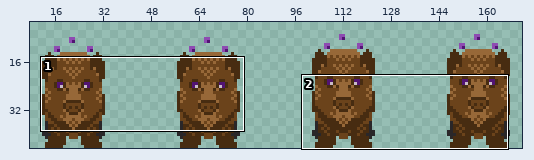
A sprite sheet gets an edit: Out Of Project Assets/Art/PNGs/Animations/boar/boar_frontIdle_controlled.png. The first picture is a wide view before the edit; the outline marks the close-up.
Close-up. Before the edit:
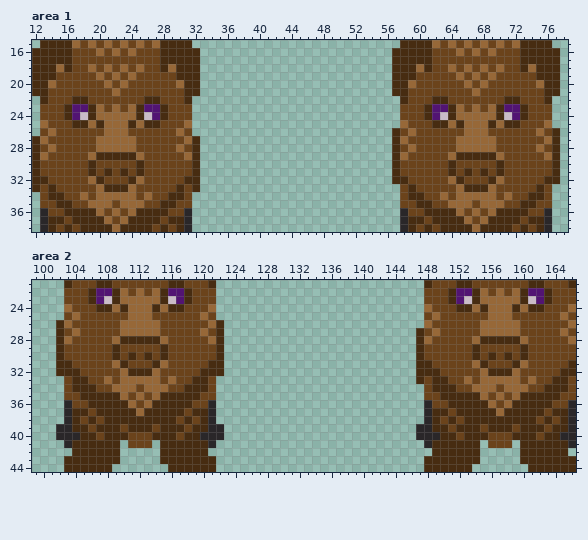
The file is 180x45 pixels. Shown: area 1: x 12..78, y 15..38; area 2: x 99..166, y 21..44. The wide view leaves out empty margins.
After:
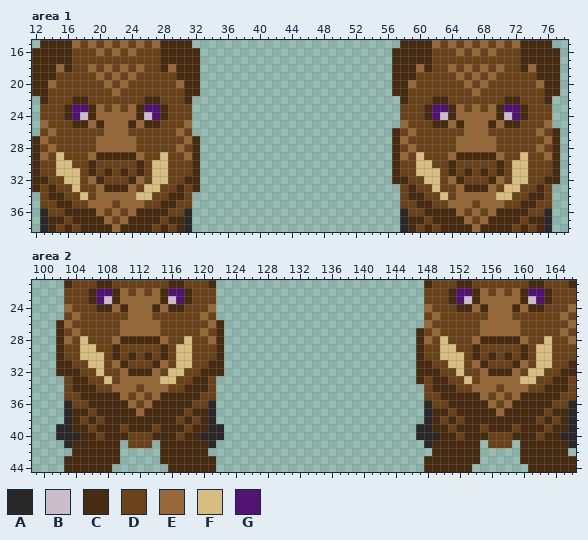
Palette (. is transparent): A #2a2729  B #cabcc8  C #472c11  D #6b431b  E #976838  F #d8bd81  G #521473
Difference:
Area 1:
y 29: x 15 D -> F; x 28 D -> F; x 60 D -> F; x 73 D -> F
y 30: x 15..16 DD -> FF; x 27..28 DD -> FF; x 60..61 DD -> FF; x 72..73 DD -> FF
y 31: x 15..17 DDD -> FFF; x 27..28 DD -> FF; x 60..62 DDD -> FFF; x 72..73 DD -> FF
y 32: x 16..17 DD -> FF; x 27..28 DD -> FF; x 61..62 DD -> FF; x 72..73 DD -> FF
y 33: x 17 D -> F; x 26..27 DD -> FF; x 62 D -> F; x 71..72 DD -> FF
y 34: x 18 E -> F; x 25..26 DE -> FF; x 63 E -> F; x 70..71 DE -> FF
Area 2:
y 28: x 105 D -> F; x 118 D -> F; x 150 D -> F; x 163 D -> F
y 29: x 105..106 DD -> FF; x 117..118 DD -> FF; x 150..151 DD -> FF; x 162..163 DD -> FF
y 30: x 105..107 DDD -> FFF; x 117..118 DD -> FF; x 150..152 DDD -> FFF; x 162..163 DD -> FF
y 31: x 106..107 DD -> FF; x 117..118 DD -> FF; x 151..152 DD -> FF; x 162..163 DD -> FF
y 32: x 107 D -> F; x 116..117 DD -> FF; x 152 D -> F; x 161..162 DD -> FF
y 33: x 108 E -> F; x 115..116 DE -> FF; x 153 E -> F; x 160..161 DE -> FF
Boxes around the changes in both close-ups, in picture pixels (x1, y1, x2, y2):
changed: (56, 152, 88, 200)
changed: (136, 152, 168, 200)
changed: (416, 152, 448, 200)
changed: (496, 152, 528, 200)
changed: (80, 336, 112, 384)
changed: (160, 336, 192, 384)
changed: (440, 336, 472, 384)
changed: (520, 336, 552, 384)
